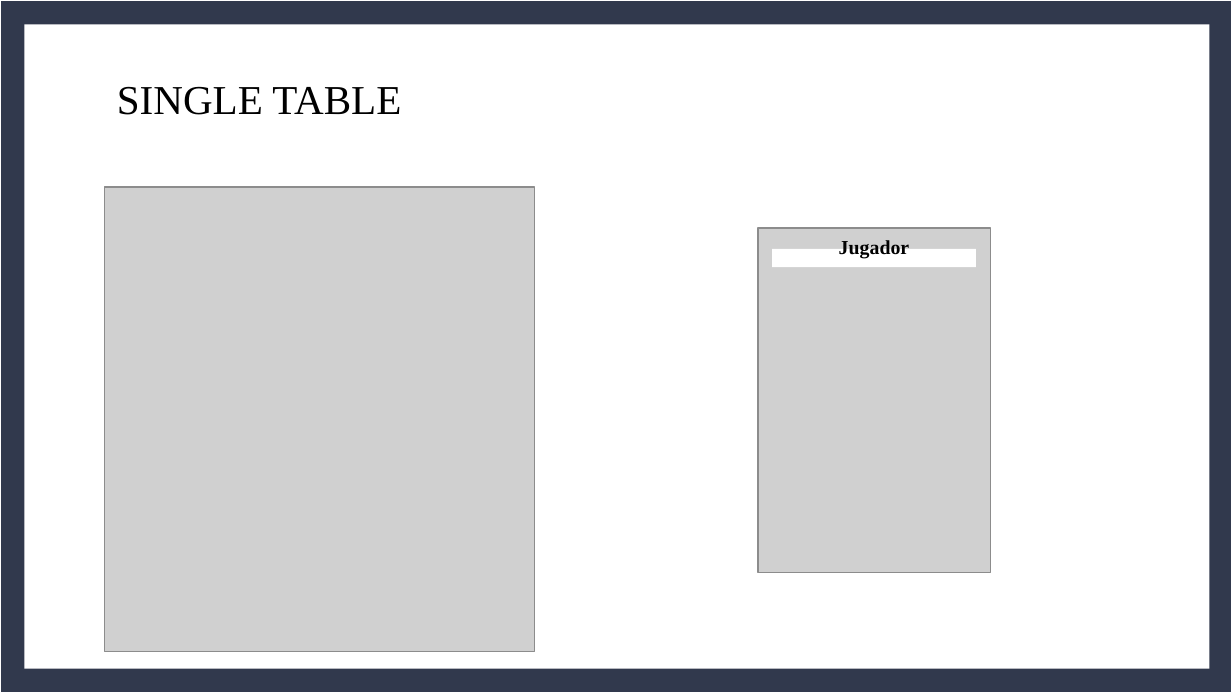
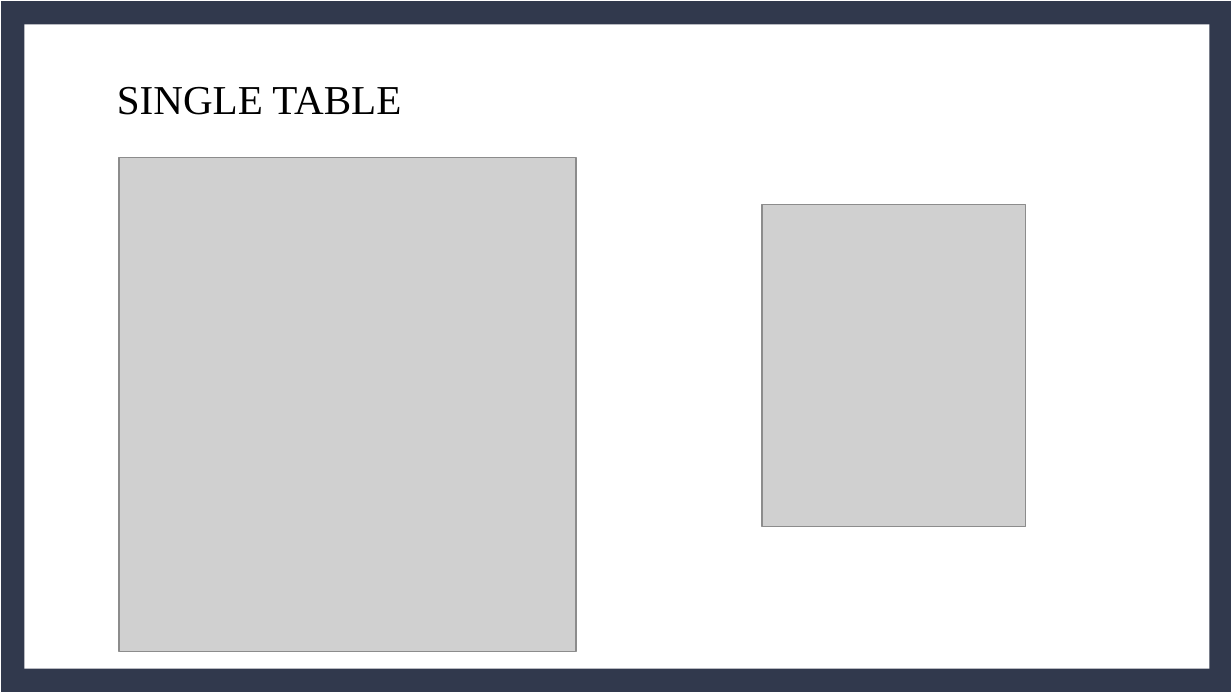
Before and after one commit to CristianN-22/Circulo-de-Sangre, a slide deck: slide 5 of Patron/Mapeo OO-Relacional.pptx. Drawn at 1232x693 pixels with LibreOffice and Linux fonts; fonts in the diff are those of the drawing; grey boxes stand for pictures. Boxes give left, top, right and bottom in pixels: in the first picture for what was removed or moved away, otherwise in the second. Text is boxed around its words. In the diff, an @@ line names an element or a change of style, - is before the commit and + after.

```diff
--- a/Patron/Mapeo OO-Relacional.pptx
+++ b/Patron/Mapeo OO-Relacional.pptx
@@ picture: place and size @@
-picture at [105,187,535,652]
+picture at [120,158,577,652]
@@ picture: place and size @@
-picture at [758,228,991,573]
+picture at [763,205,1026,527]
@@ title removed at [772,249,976,267] @@
-Jugador
```
Also in this commit, not shown: 2 other slides changed, 14 other files.
